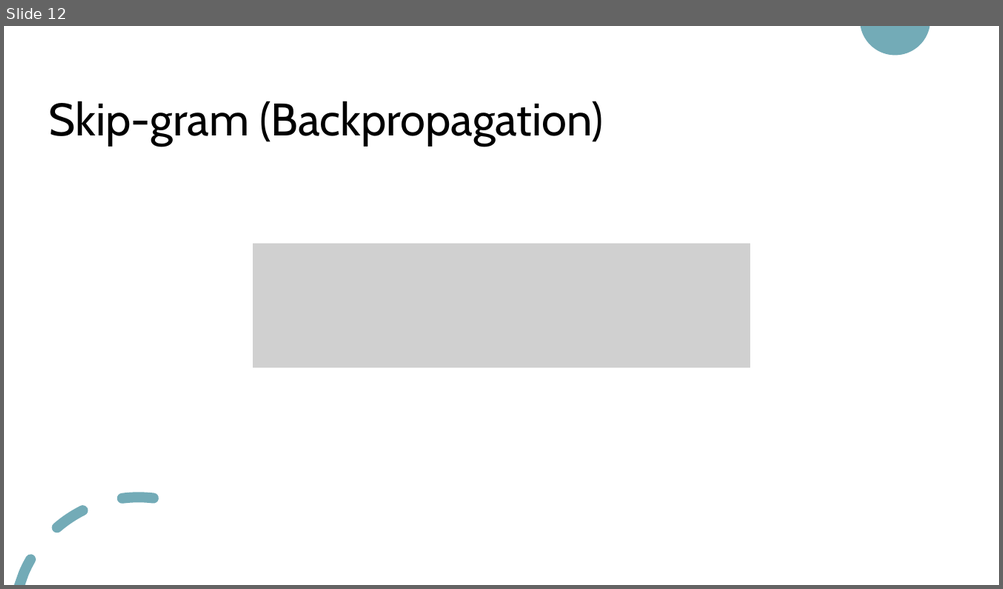
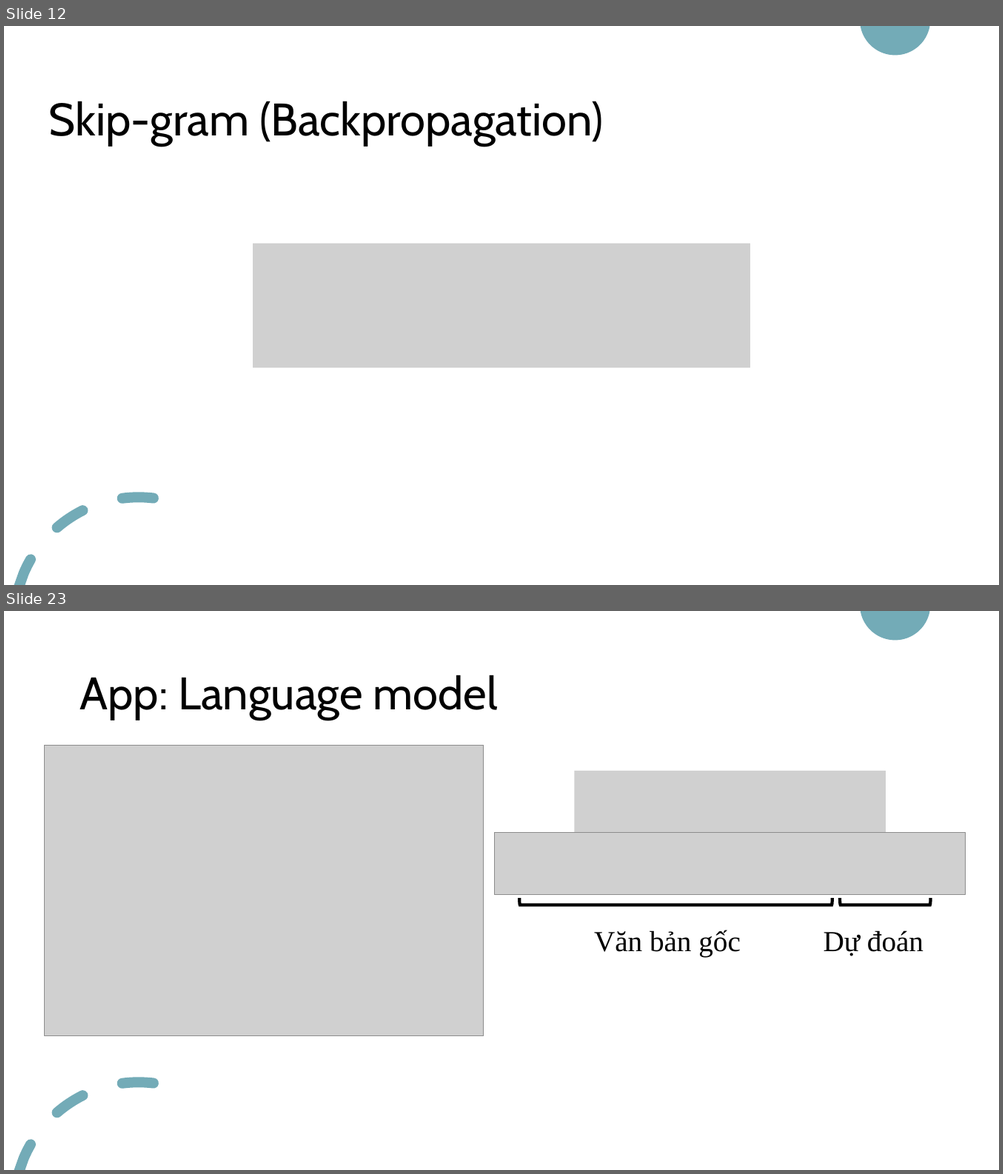
Before and after one commit to nguyenduyhanlam/NLP_Mid, a slide deck: Word representation.pptx. Shown one above the other, each under a label of ours: slide 12 before the commit, slides 12 and 23 after it; the slides between them are not shown. The pictures are 1003x589 and 1003x1174 pixels, drawn with LibreOffice and Linux fonts; fonts in the diff are those of the drawing; grey boxes stand for pictures. Boxes give left, top, right and bottom in pixels: in the first picture for what was removed or moved away, otherwise in the second. Text is boxed around its words. In the diff, an @@ line names an element or a change of style, - is before the commit and + after.

```diff
--- a/Word representation.pptx
+++ b/Word representation.pptx
@@ slide 23 added at (x1=4, y1=611, x2=999, y2=1170), background #FFFFFF; not listed: 2 template elements that a slide beside it also shows @@
@@ title added at (x1=79, y1=675, x2=498, y2=720), 44 pt, text #000000 @@
+App: Language model
@@ picture added at (x1=44, y1=745, x2=484, y2=1037) @@
@@ picture added at (x1=574, y1=771, x2=885, y2=832) @@
@@ group added at (x1=494, y1=832, x2=965, y2=957): 2 left brackets, 2 texts, 1 picture @@
+Văn bản gốc
+Dự đoán
```
Also in this commit, not shown: 1 slide changed, 27 other slides added.
